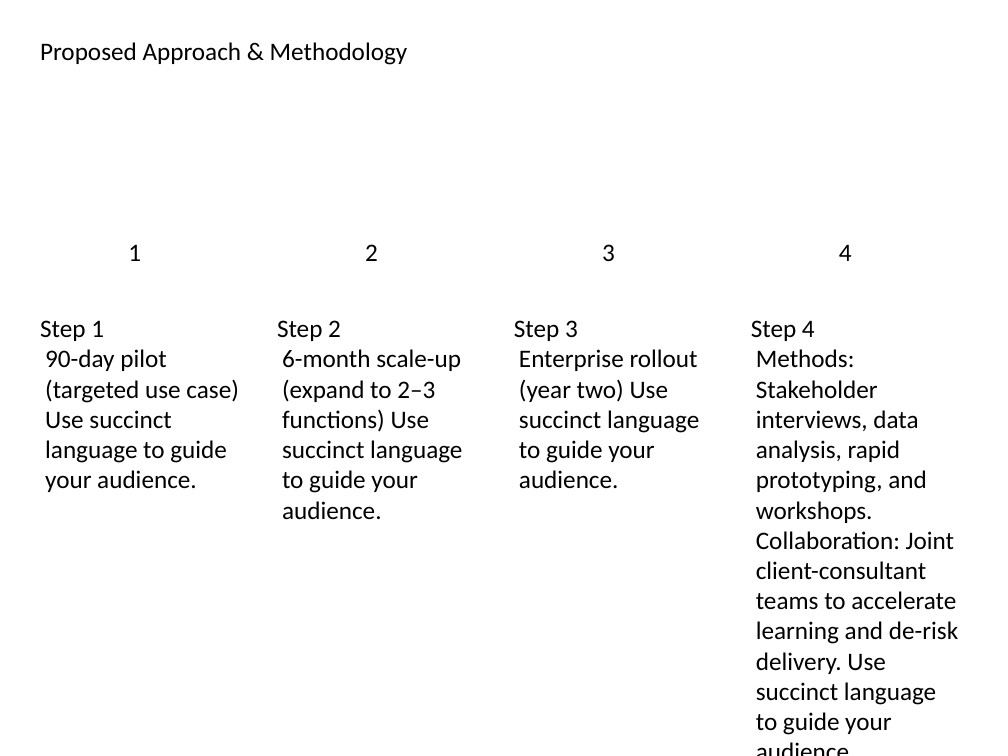
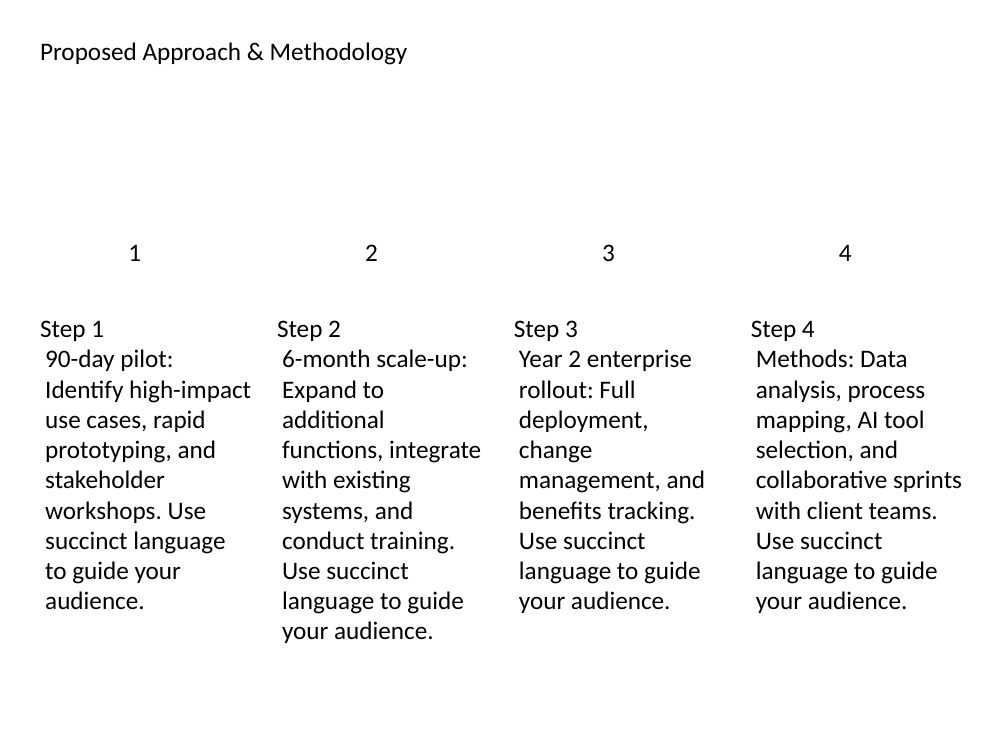
Before and after one commit to vedant1811/kenley-create-decks, a slide deck: slide 4 of src/lib/output/GeneratedPresentation.pptx. Drawn at 1008x756 pixels with LibreOffice and Linux fonts; fonts in the diff are those of the drawing. Boxes give left, top, right and bottom in pixels: in the first picture for what was removed or moved away, otherwise in the second. Text is boxed around its words. In the diff, an @@ line names an element or a change of style, - is before the commit and + after.

```diff
--- a/src/lib/output/GeneratedPresentation.pptx
+++ b/src/lib/output/GeneratedPresentation.pptx
@@ text at [45, 349, 251, 610]: text changed @@
-90-day pilot (targeted use case) Use succinct language to guide your audience.
+90-day pilot: Identify high-impact use cases, rapid prototyping, and stakeholder workshops. Use succinct language to guide your audience.
@@ text at [282, 349, 481, 643]: text changed @@
-6-month scale-up (expand to 2–3 functions) Use succinct language to guide your audience.
+6-month scale-up: Expand to additional functions, integrate with existing systems, and conduct training. Use succinct language to guide your audience.
@@ text at [519, 349, 706, 613]: text changed @@
-Enterprise rollout (year two) Use succinct language to guide your audience.
+Year 2 enterprise rollout: Full deployment, change management, and benefits tracking. Use succinct language to guide your audience.
@@ text at [756, 349, 962, 613]: text changed @@
-Methods: Stakeholder interviews, data analysis, rapid prototyping, and workshops. Collaboration: Joint client-consultant teams to accelerate learning and de-risk delivery. Use succinct language to guide your audience.
+Methods: Data analysis, process mapping, AI tool selection, and collaborative sprints with client teams. Use succinct language to guide your audience.
```
Also in this commit, not shown: 7 other slides changed, 1 slide added, 1 slide removed, 4 other files.
